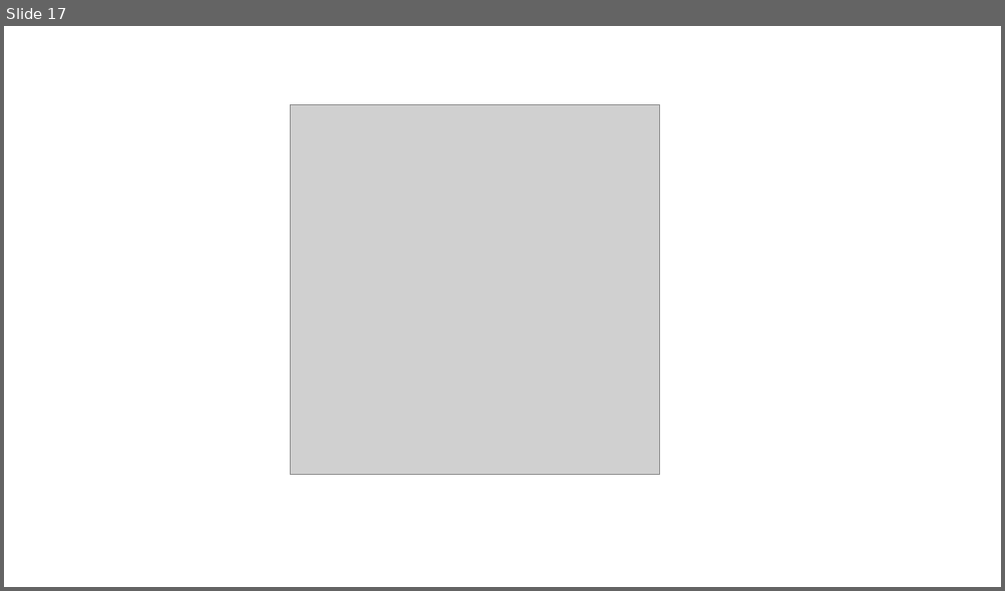
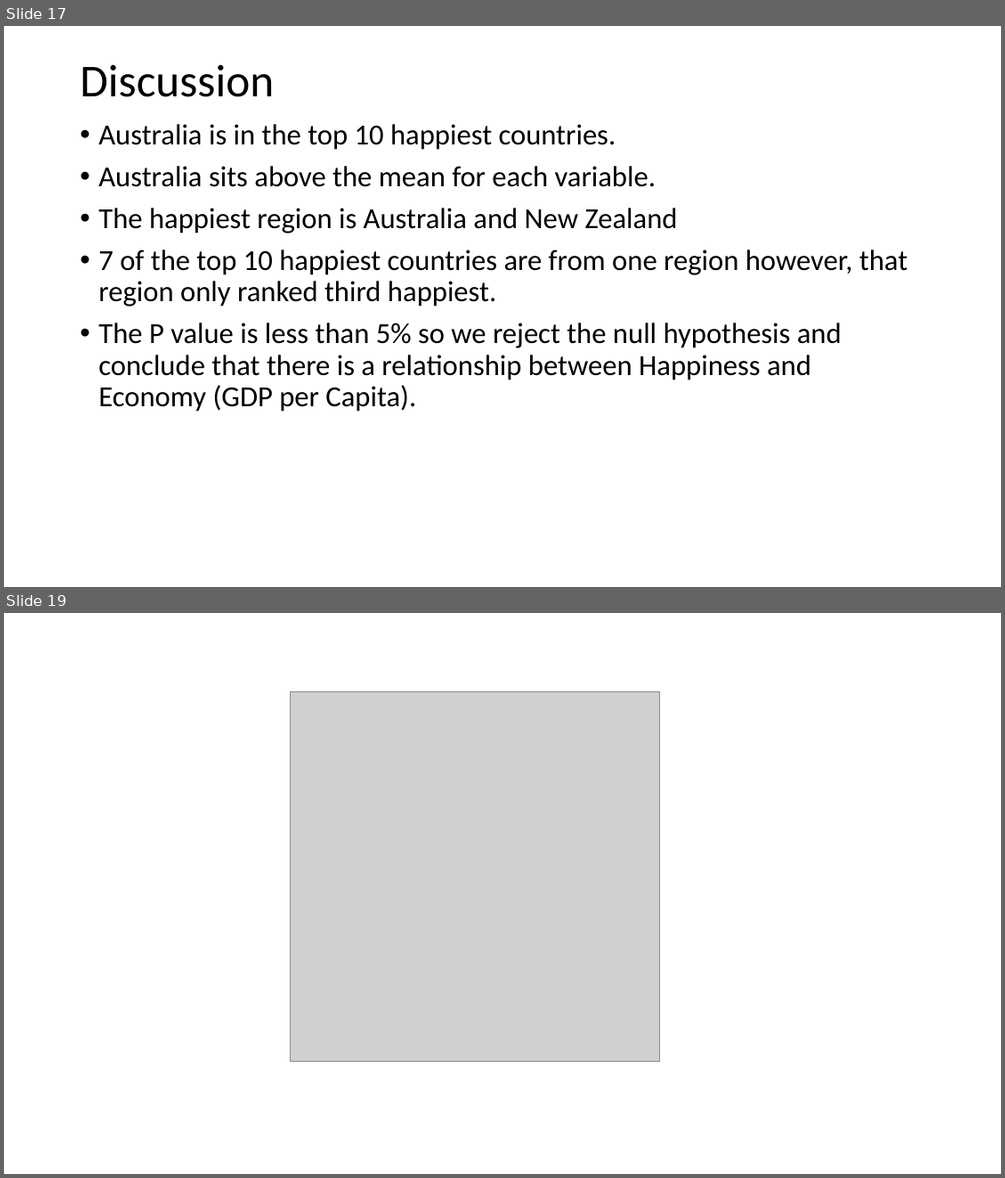
Before and after one commit to Alvin1359/world-happiness-report, a slide deck: World Happiness Report Presentation.pptx. Shown one above the other, each under a label of ours: slide 17 before the commit, slides 17 and 19 after it; the slides between them are not shown. The pictures are 1005x591 and 1005x1178 pixels, drawn with LibreOffice and Linux fonts; fonts in the diff are those of the drawing; grey boxes stand for pictures. Boxes give left, top, right and bottom in pixels: in the first picture for what was removed or moved away, otherwise in the second. Text is boxed around its words. In the diff, an @@ line names an element or a change of style, - is before the commit and + after.

```diff
--- a/World Happiness Report Presentation.pptx
+++ b/World Happiness Report Presentation.pptx
@@ slide 17 added at [4,26,1001,587], background #FFFFFF @@
@@ title added at [80,64,274,97], 44 pt, text #000000 @@
+Discussion
@@ text added at [98,124,907,411], 28 pt, text #000000 @@
+• Australia is in the top 10 happiest countries.
+• Australia sits above the mean for each variable.
+• The happiest region is Australia and New Zealand
+• 7 of the top 10 happiest countries are from one region however, that region only ranked third happiest.
+• The P value is less than 5% so we reject the null hypothesis and conclude that there is a relationship between Happiness and Economy (GDP per Capita).
@@ what was slide 17 is now slide 19 @@
```
Also in this commit, not shown: 8 slides changed, 7 other slides added, 6 slides removed, 3 other files.
